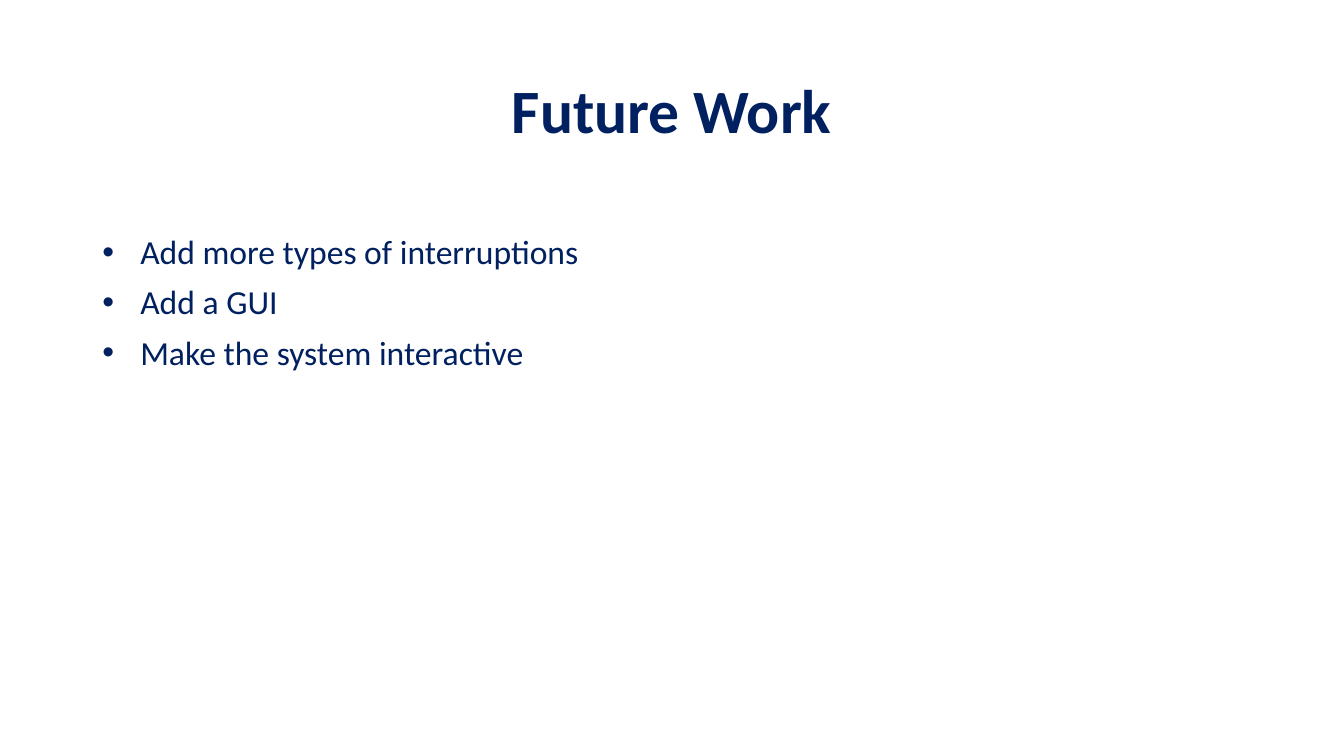
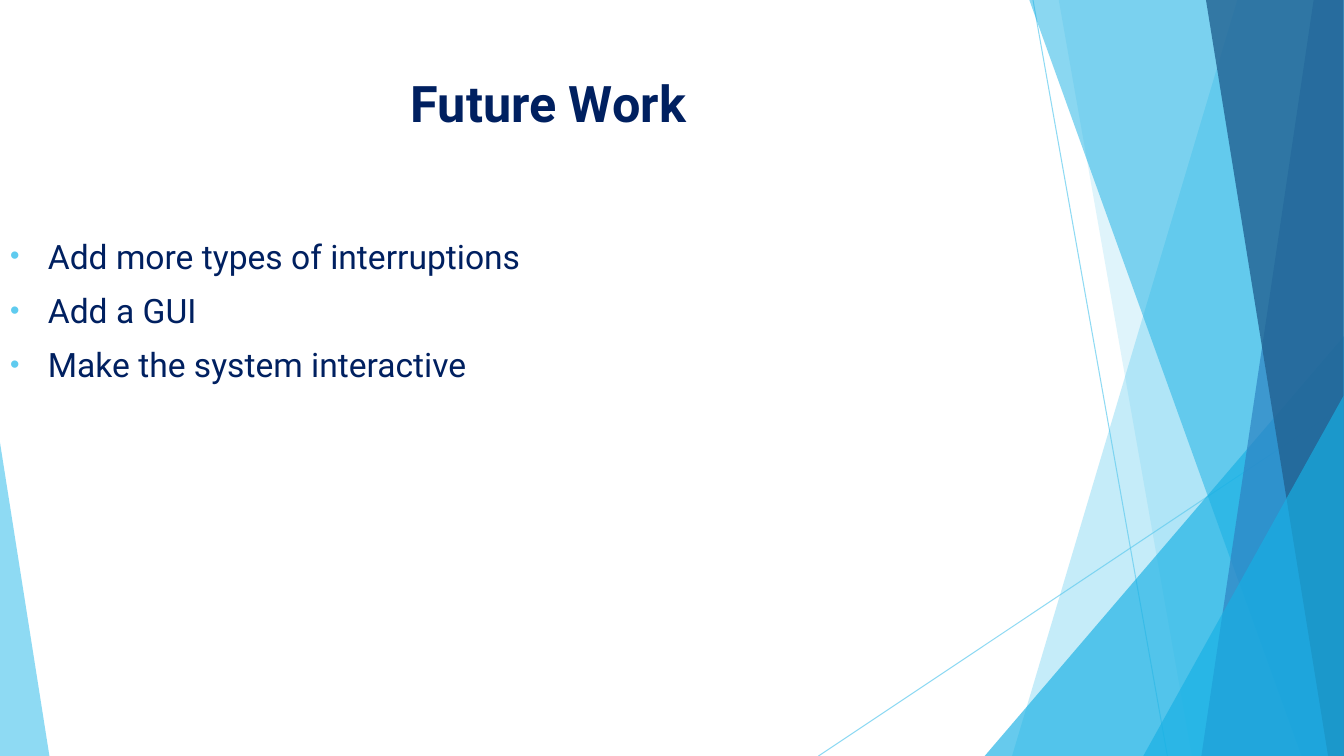
Before and after one commit to Cohen-Yoav/Project-A---Airport-Management, a slide deck: slide 38 of חומר עזר לפרויקט/project_A.pptx. Drawn at 1344x756 pixels with LibreOffice and Linux fonts; fonts in the diff are those of the drawing; background and template pictures are left out. Boxes give left, top, right and bottom in pixels: in the first picture for what was removed or moved away, otherwise in the second. Text is boxed around its words. In the diff, an @@ line names an element or a change of style, - is before the commit and + after.

Commit message:
changed the PPT design

```diff
--- a/חומר עזר לפרויקט/project_A.pptx
+++ b/חומר עזר לפרויקט/project_A.pptx
@@ title "Future Work": place and size @@
-title "Future Work" at (512, 89, 832, 134)
+title "Future Work" at (411, 84, 686, 123)
@@ title "Future Work" at (411, 84, 686, 123): size 44 to 36 pt, font Calibri to Roboto; line spacing 0.9 to 1; vertical alignment middle to top @@
@@ text "Add more types of interruptions": place and size @@
-text "Add more types of interruptions" at (140, 240, 578, 371)
+text "Add more types of interruptions" at (48, 243, 520, 384)
@@ text "Add more types of interruptions" at (48, 243, 520, 384): font Calibri to Roboto; line spacing 0.9 to 1 @@
@@ group added at (0, 0, 1344, 756): 5 freeform shapes, 3 triangles, 2 lines @@
```
Also in this commit, not shown: 38 other slides changed.
